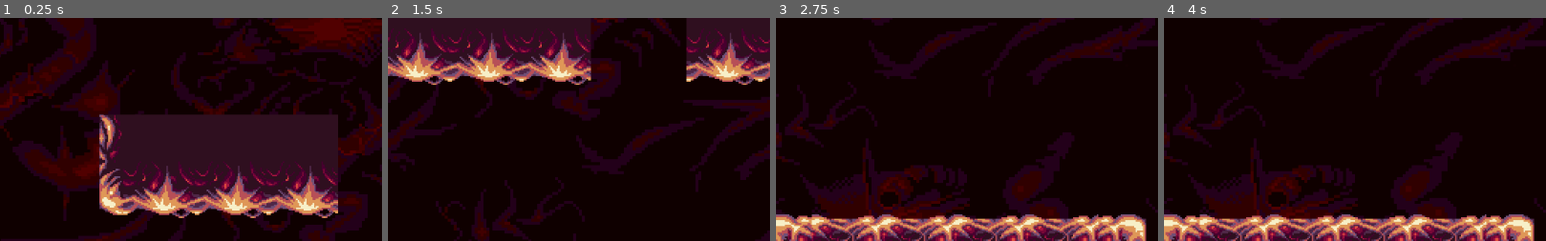
Above: before the commit, frames 1-4 (left to right).
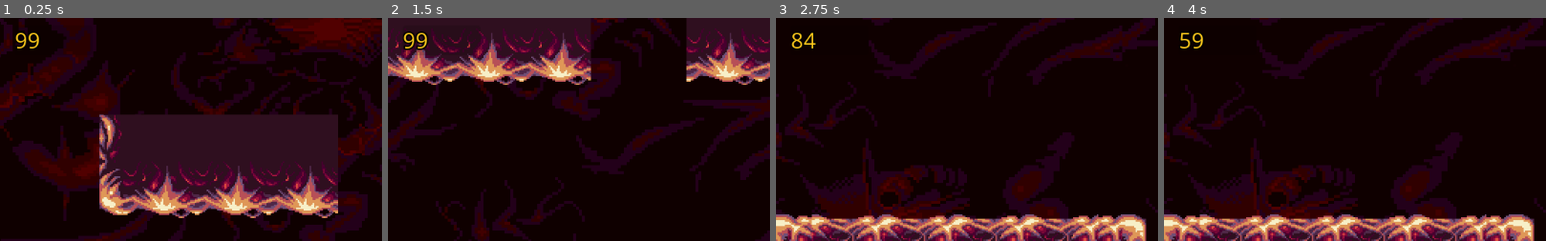
Above: after the commit, the same moments.

Repository: Odin94/Principal-Meteorite
Game: Godot game, scene res://Levels/Level1.tscn
Two runs of this game, one before a commit and one after it. Both use one fixed random seed, a clock stepped at 60 frames per second and the inputs below.
Inputs:
- Up to frame 1 (0.25 s): no input
- Up to frame 2 (1.5 s): hold Ctrl (shoot) 0.53-1.28 s; hold D (right) from 0.53 s (still down); tap Space (jump) at 0.77 s; tap Ctrl (shoot) at 1.35 s
- Up to frame 3 (2.75 s): tap Space (jump) at 1.52 s; release D (right) at 2.03 s; hold A (left) from 2.03 s (still down); hold Ctrl (shoot) from 2.03 s (still down)
- Up to frame 4 (4 s): release A (left) at 2.78 s; release Ctrl (shoot) at 2.78 s; hold D (right) from 2.78 s (still down); tap Ctrl (shoot) at 2.85 s; tap Space (jump) at 3.02, 3.77 s; hold Ctrl (shoot) from 3.53 s (still down)
The pictures show only the part of the screen within x 0-50%, y 0-50%; the shares and areas given below are measured in that part.

The runs differ from the first frame. In frame 1, 0.2% of the frame differs, in the area x 4-11%, y 6-14%; in frame 2, 0.5%, in the area x 3-25%, y 5-17%; in frame 3, 0.2%; in frame 4, 0.2%.

Commit message:
add health display on a HUD

Diff:
--- /dev/null
+++ b/Levels/HUD.gd
@@ -0,0 +1,9 @@
+extends CanvasLayer
+
+
+func _ready():
+    $HP.text = String(99)
+
+
+func _on_Player_health_changed(health: int):
+    $HP.text = String(health)
--- a/Levels/Level1.tscn
+++ b/Levels/Level1.tscn
@@ -6,6 +6,22 @@
 [ext_resource path="res://Prefabs/Crab.tscn" type="PackedScene" id=4]
 [ext_resource path="res://Prefabs/DamagingArea.tscn" type="PackedScene" id=5]
 [ext_resource path="res://Sprites/living-tissue-platform-files/PNG/layers/background_looped.png" type="Texture" id=6]
+[ext_resource path="res://Levels/HUD.gd" type="Script" id=7]
+[ext_resource path="res://Fonts/OpenSans-Regular.ttf" type="DynamicFontData" id=8]
+
+[sub_resource type="StyleBoxFlat" id=1]
+bg_color = Color( 0, 0, 0, 0.160784 )
+border_color = Color( 0, 0, 0, 0.0666667 )
+corner_radius_top_left = 5
+corner_radius_top_right = 5
+corner_radius_bottom_right = 5
+corner_radius_bottom_left = 5
+
+[sub_resource type="DynamicFont" id=2]
+size = 29
+outline_size = 2
+outline_color = Color( 0.00784314, 0, 0, 1 )
+font_data = ExtResource( 8 )
 
 [node name="Level1" type="Node2D"]
 
@@ -54,3 +70,30 @@
 texture = ExtResource( 6 )
 centered = false
 region_rect = Rect2( 0, 0, 720, 1280 )
+
+[node name="HUD" type="CanvasLayer" parent="."]
+offset = Vector2( 20, 10 )
+transform = Transform2D( 1, 0, 0, 1, 20, 10 )
+script = ExtResource( 7 )
+
+[node name="Panel" type="Panel" parent="HUD"]
+margin_right = 104.0
+margin_bottom = 40.0
+input_pass_on_modal_close_click = false
+custom_styles/panel = SubResource( 1 )
+__meta__ = {
+"_edit_use_anchors_": false
+}
+
+[node name="HP" type="RichTextLabel" parent="HUD"]
+margin_right = 40.0
+margin_bottom = 40.0
+custom_colors/default_color = Color( 1, 0.8, 0.113725, 1 )
+custom_fonts/normal_font = SubResource( 2 )
+text = "99"
+scroll_active = false
+__meta__ = {
+"_edit_use_anchors_": false
+}
+
+[connection signal="health_changed" from="Player" to="HUD" method="_on_Player_health_changed"]
--- a/Prefabs/Crab.tscn
+++ b/Prefabs/Crab.tscn
@@ -56,7 +56,6 @@
 scale = Vector2( 2, 2 )
 frames = SubResource( 1 )
 animation = "_idle"
-frame = 1
 playing = true
 
 [node name="FloorChecker" type="RayCast2D" parent="."]
--- a/Prefabs/Player.gd
+++ b/Prefabs/Player.gd
@@ -22,7 +22,9 @@
 var in_hit_recovery = false
 var invincibility_time = 0.3
 
-var health = 100
+var health = 99
+
+signal health_changed
 
 func _physics_process(_delta):
     if $MinHitRecoveryTimer.is_stopped() and is_on_floor():
@@ -117,6 +119,7 @@
     if $InvincibilityTimer.is_stopped():
         health -= damage
         print(health)
+        emit_signal("health_changed", health)
         if health <= 0:
             get_tree().reload_current_scene()
 
Not shown: 1 places in Levels/Level1.tscn that only renumber resources
